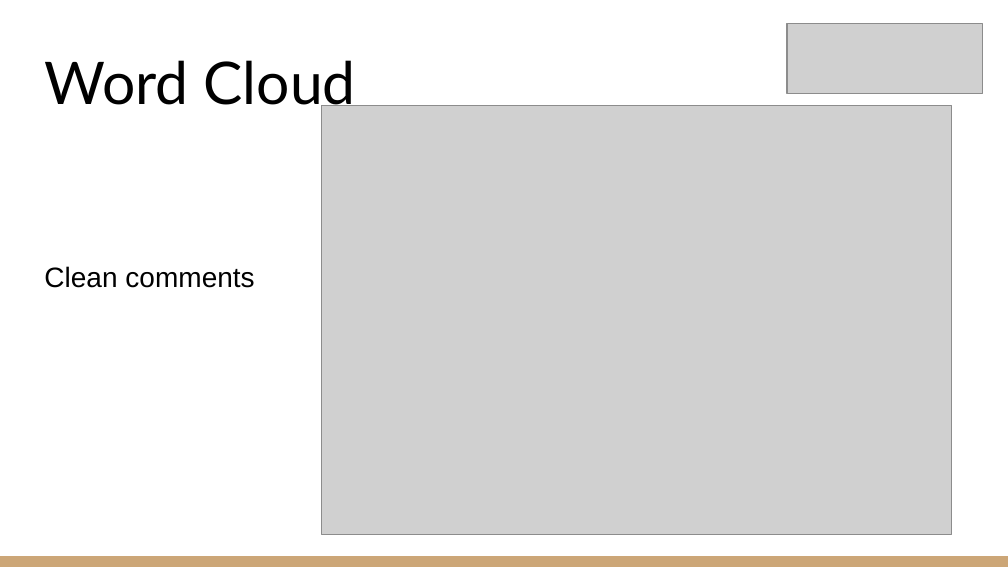
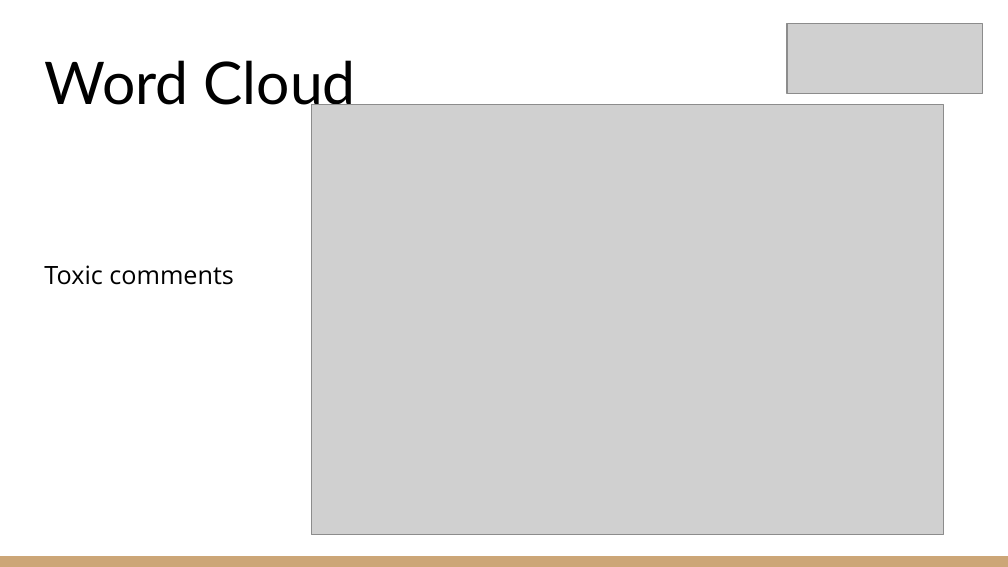
Before and after one commit to DarKenW/HoneyBadgerCoding, a slide deck: slide 8 of Project/Jigsaw Comments Classification.pptx (slide 11 before the commit). Drawn at 1008x567 pixels with LibreOffice and Linux fonts; fonts in the diff are those of the drawing; grey boxes stand for pictures. Boxes give left, top, right and bottom in pixels: in the first picture for what was removed or moved away, otherwise in the second. Text is boxed around its words. In the diff, an @@ line names an element or a change of style, - is before the commit and + after.

```diff
--- a/Project/Jigsaw Comments Classification.pptx
+++ b/Project/Jigsaw Comments Classification.pptx
@@ picture: place and size @@
-picture at [322,106,952,535]
+picture at [311,105,943,535]
@@ text at [44,265,234,285]: text changed; size 20 to 18 pt; font Arial to Open Sans @@
-Clean comments
+Toxic comments
```
Also in this commit, not shown: 7 other slides changed, 9 slides added, 7 slides removed, 4 other files.
